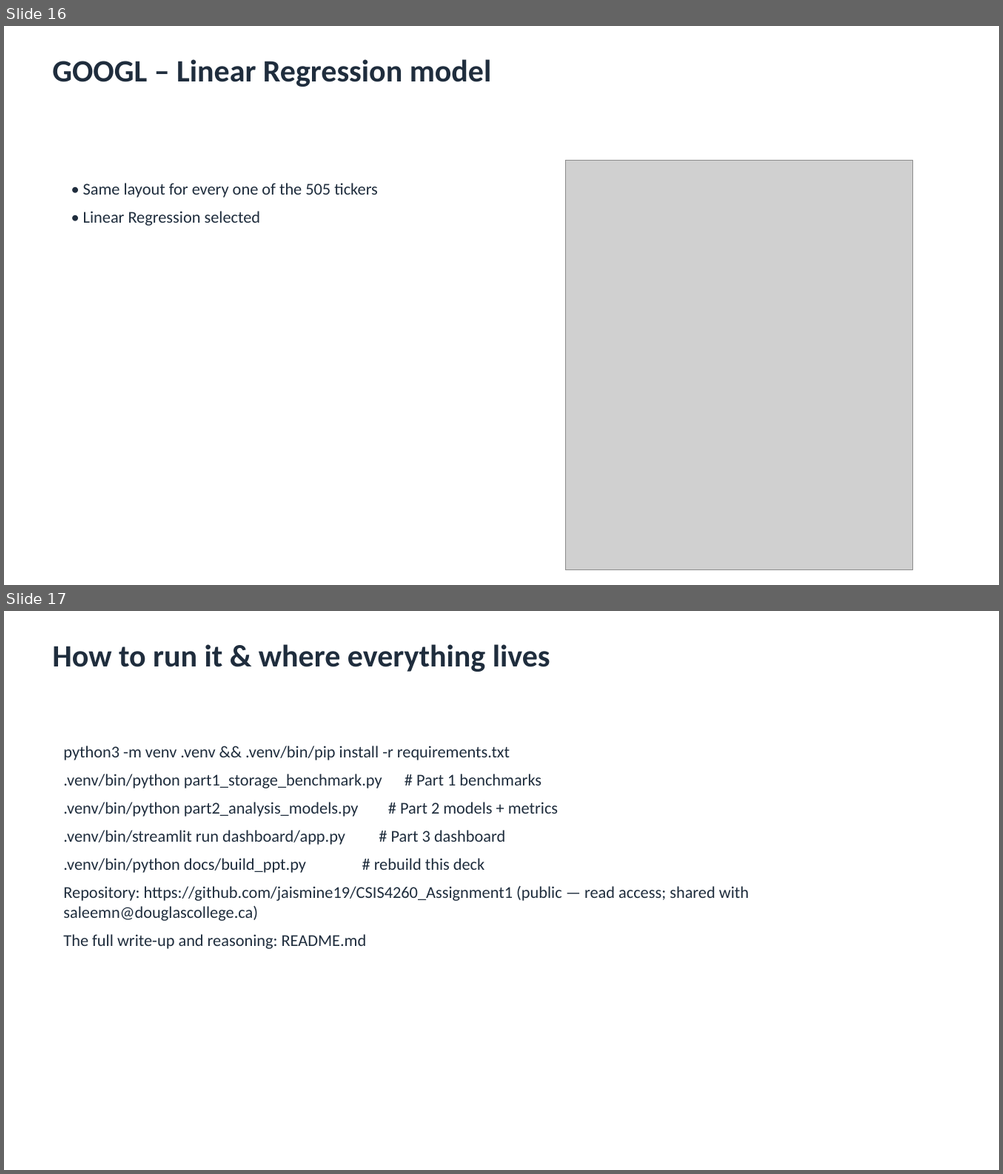
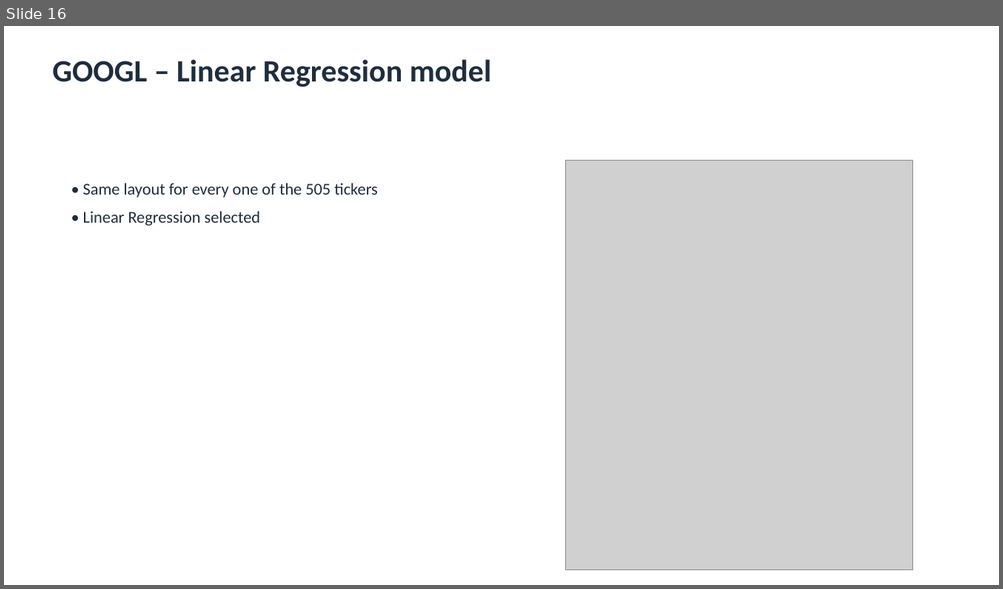
Before and after one commit to jaismine19/NextClose, a slide deck: docs/CSIS4260_Assignment1_Dashboard_Screenshots.pptx. Shown one above the other, each under a label of ours: slides 16 and 17 before the commit, slide 16 after it. The pictures are 1003x1174 and 1003x589 pixels, drawn with LibreOffice and Linux fonts; fonts in the diff are those of the drawing; grey boxes stand for pictures. Boxes give left, top, right and bottom in pixels: in the first picture for what was removed or moved away, otherwise in the second. Text is boxed around its words. In the diff, an @@ line names an element or a change of style, - is before the commit and + after.

Commit message:
Remove the final how-to-run slide from the deck

```diff
--- a/docs/CSIS4260_Assignment1_Dashboard_Screenshots.pptx
+++ b/docs/CSIS4260_Assignment1_Dashboard_Screenshots.pptx
@@ slide 17 removed at [4,611,999,1170], background #FFFFFF @@
@@ text removed at [52,644,550,672] @@
-How to run it & where everything lives
@@ text removed at [63,746,748,949] @@
-python3 -m venv .venv && .venv/bin/pip install -r requirements.txt
-.venv/bin/python part1_storage_benchmark.py # Part 1 benchmarks
-.venv/bin/python part2_analysis_models.py # Part 2 models + metrics
-.venv/bin/streamlit run dashboard/app.py # Part 3 dashboard
-.venv/bin/python docs/build_ppt.py # rebuild this deck
-Repository: https://github.com/jaismine19/CSIS4260_Assignment1 (public — read access; shared with saleemn@douglascollege.ca)
-The full write-up and reasoning: README.md
```
Also in this commit, not shown: 1 other file.
